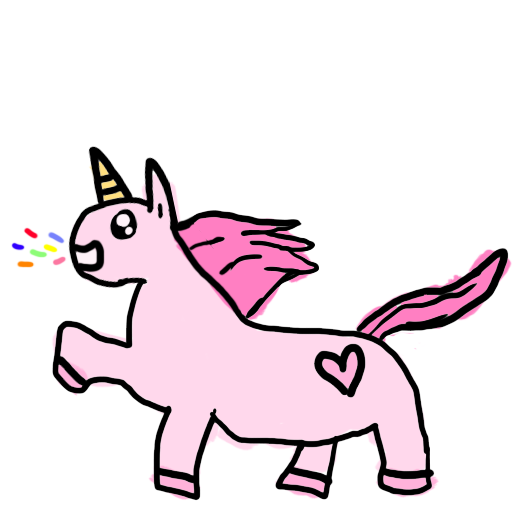
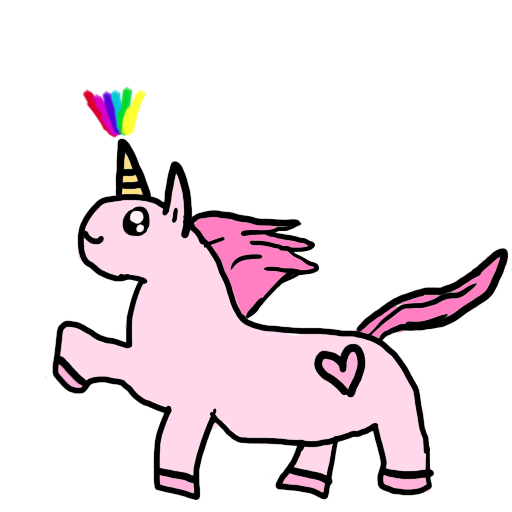
Before/after of a 512×512 layered artwork. What changed in the layer stack:
painted on "Layer 0" over 68, 138, 242, 317
removed layer "Layer 3" over 11, 159, 512, 500
showed "Layer 1", painted on it over 44, 86, 512, 500
